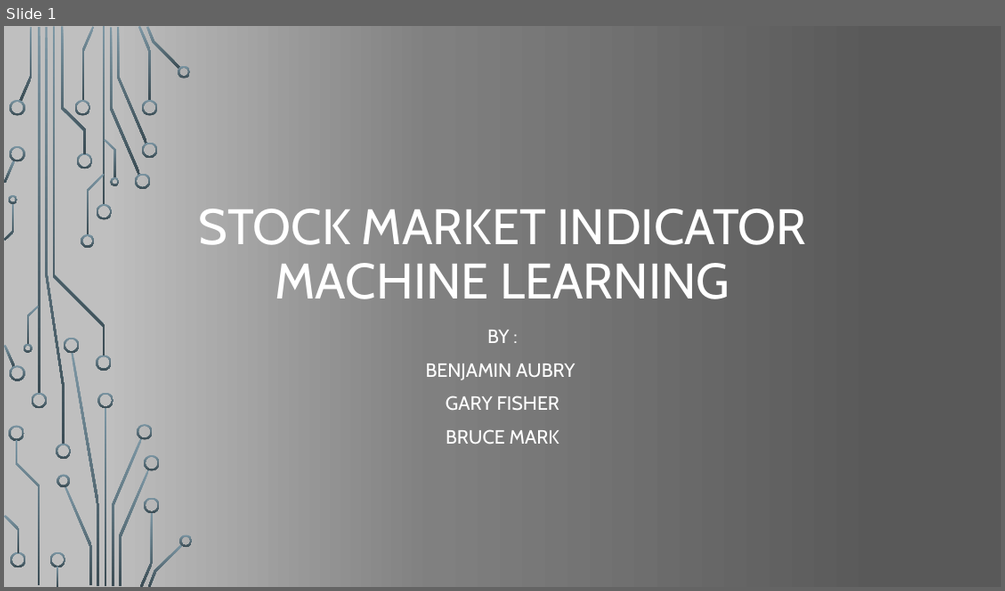
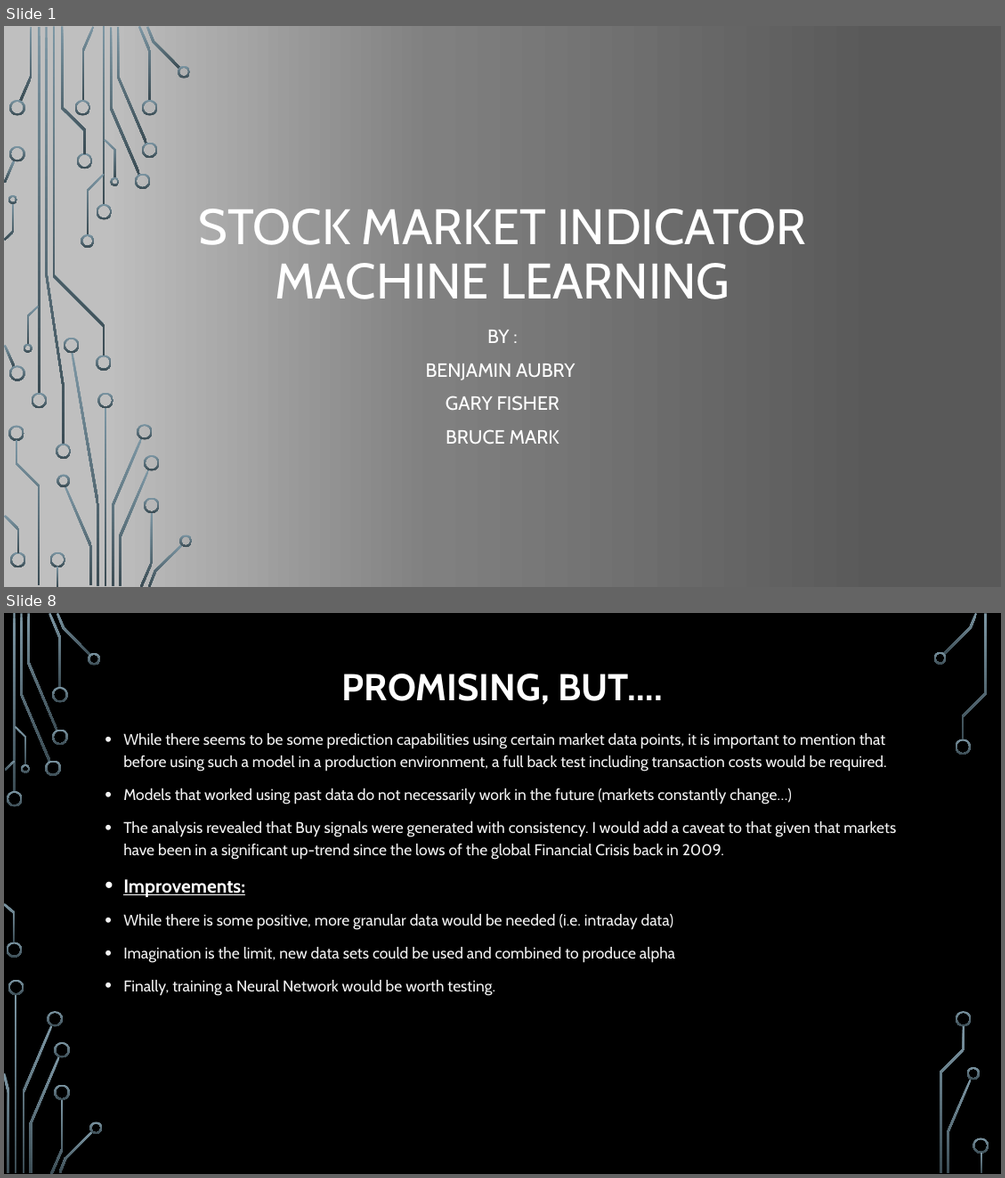
Before and after one commit to gfisherjr/Market_Indicator_Machine_Learning, a slide deck: Final/Final ML Presentation.pptx. Shown one above the other, each under a label of ours: slide 1 before the commit, slides 1 and 8 after it; the slides between them are not shown. The pictures are 1005x591 and 1005x1178 pixels, drawn with LibreOffice and Linux fonts; fonts in the diff are those of the drawing; background and template pictures are left out. Boxes give left, top, right and bottom in pixels: in the first picture for what was removed or moved away, otherwise in the second. Text is boxed around its words. In the diff, an @@ line names an element or a change of style, - is before the commit and + after.

```diff
--- a/Final/Final ML Presentation.pptx
+++ b/Final/Final ML Presentation.pptx
@@ slide 8 added at [4, 613, 1001, 1174], background picture (left out) @@
@@ title added at [342, 674, 662, 705], 36 pt, text #FFFFFF, bold @@
+PROMISING, BUT….
@@ text added at [123, 733, 896, 996], 15 pt, text #F2F2F2 @@
+• While there seems to be some prediction capabilities using certain market data points, it is important to mention that before using such a model in a production environment, a full back test including transaction costs would be required.
+• Models that worked using past data do not necessarily work in the future (markets constantly change…)
+• The analysis revealed that Buy signals were generated with consistency. I would add a caveat to that given that markets have been in a significant up-trend since the lows of the global Financial Crisis back in 2009.
+• Improvements:
+• While there is some positive, more granular data would be needed (i.e. intraday data)
+• Imagination is the limit, new data sets could be used and combined to produce alpha
+• Finally, training a Neural Network would be worth testing.
@@ group added at [4, 613, 989, 1174]: 33 freeform shapes, 3 rectangles @@
```
Also in this commit, not shown: 6 other slides added.
